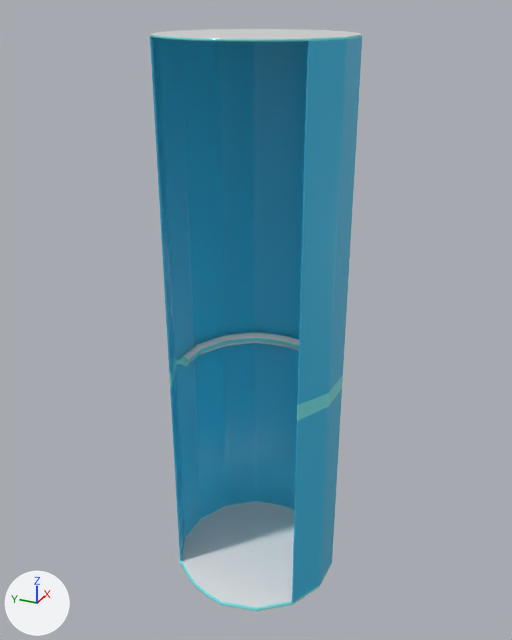
What one commit did to the glTF model public/three-assets/Ascensor_cabina.glb.
Both versions are drawn from a 50 mm camera at (-0.204, -0.0918, 0.2134) aimed at (0.0009, 0.0004, 0.1109). The lights are fixed; the arrows at lower left show +X, +Y and +Z. Where no turn or scale is listed for an object, it has been applied to the vertices. Vertices at the same position are counted once.

In view in the first picture: 'Export_habitacion:Cabinas_ascensor'.
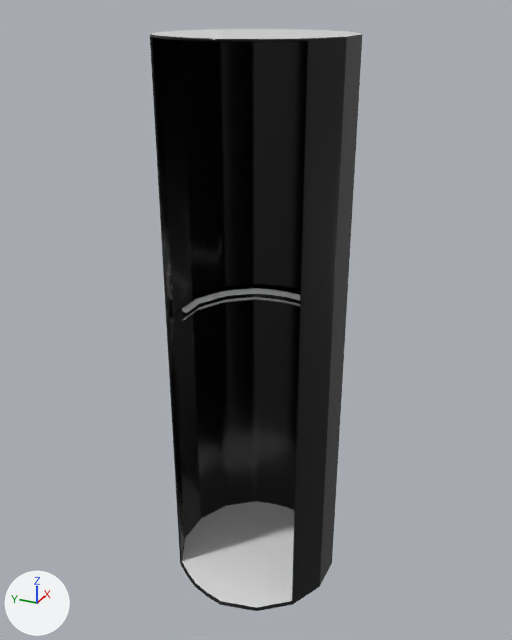
The newer file is also turned or shifted as a whole; pictures and numbers use the older file's frame.

Where the change shows, as pixel boxes (x1, y1, x2, y2) in the pictures (512 x 640 px; the box of a moved part takes in the faces that stretch with it):
'Export_habitacion:Cabinas_ascensor', recoloured, reshaped (cyan to black)
    both: (150, 29, 362, 611)
part 1 of me_export_habitacion_cabinas_ascensor, moved or reshaped
    before: (166, 182, 343, 494)
    after: (166, 182, 346, 494)
part 2 of me_export_habitacion_cabinas_ascensor, moved or reshaped
    before: (328, 34, 362, 84)
    after: (327, 32, 362, 85)
part 3 of me_export_habitacion_cabinas_ascensor, moved or reshaped (not visible afterwards)
    before: (158, 38, 164, 75)
part 4 of me_export_habitacion_cabinas_ascensor, recoloured (cyan to black)
    both: (150, 38, 360, 602)

Patch to the scene script:
```diff
--- a/public/three-assets/Ascensor_cabina.glb.py
+++ b/public/three-assets/Ascensor_cabina.glb.py
@@ mat_export_habitacion_cabina @@
 mat_export_habitacion_cabina = principled_material('Export_habitacion:Cabina')
-mat_export_habitacion_cabina.base_color = (0.197, 0.811, 0.811)  # cyan #7be9e9
+mat_export_habitacion_cabina.base_color = (0.0, 0.0, 0.0)  # black #000000
 mat_export_habitacion_cabina.roughness = 0.202
@@ me_export_habitacion_cabinas_ascensor @@
 me_export_habitacion_cabinas_ascensor.from_pydata(...)  # 3332 vertices, 6660 faces; spans x -0.031..0.03, y -0.03..0.03, z -0.097..0.097
 # used by ob_export_habitacion_cabinas_ascensor; location = (-0.0008, -0.0004, 0.1061)
+# me_export_habitacion_cabinas_ascensor part 1: 1012 vertices moved from x -0.02..0.03, y -0.03..0.03, z -0.018..-0.007 to x -0.02..0.03, y -0.03..0.03, z 0.001..0.012; 140 vertices removed from x -0.02..0.027, y -0.03..0.03, z -0.018..-0.012; 140 vertices added at x -0.02..0.027, y -0.03..0.03, z 0.001..0.007
+# me_export_habitacion_cabinas_ascensor part 2: 20 vertices moved within x -0.009..0.018, y -0.03..-0.024, z 0.097
+# me_export_habitacion_cabinas_ascensor part 3: 7 vertices moved within x -0.012..-0.006, y 0.027..0.03, z 0.097
+# me_export_habitacion_cabinas_ascensor part 4: 1132 faces spanning x -0.02..0.03, y -0.03..0.03, z -0.096..0.097 switch from mat_materialcabina (cyan #3dbee9) to mat_export_habitacion_cabina (black #000000)
 me_export_habitacion_cabinas_ascensor.materials.append(mat_export_habitacion_metal)
```
